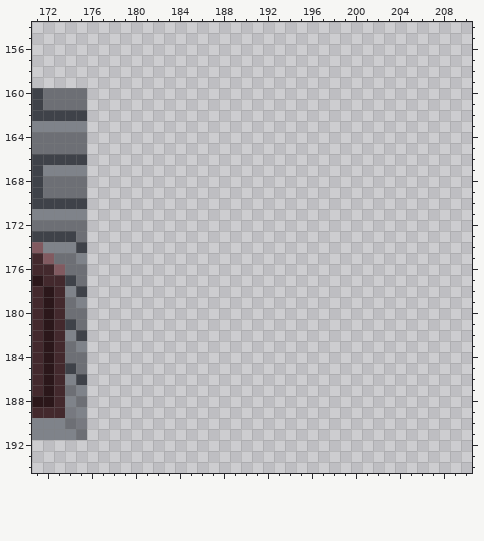
Pixel-art file: Artwork/TileSets/TileMaps/Dungeon.ase. The picture above was drawn from the file before the commit.
320x320 pixels, 1 frame. Colours within 5 levels of each other are drawn and written as one. Shown: x 171..210, y 154..194.
After:
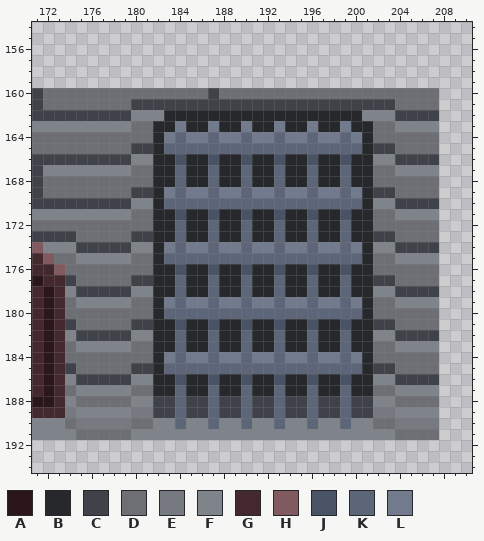
Palette (. is transparent): A #2b171a  B #27282c  C #3f4249  D #6d6f75  E #777980  F #7f838a  G #43292d  H #815a60  J #4a5366  K #5d6678  L #727b8e
Log entry: Metal Fence dg tileset
The edit:
{"y":160,"x":176,"old":"................................","new":"DDDDDDDDDDDCDDDDDDDDDDDDDDDDDDDD"}
{"y":161,"x":176,"old":"................................","new":"DDDDCCCCCCCCCCCCCCCCCCCCCCCCDDDD"}
{"y":162,"x":176,"old":"................................","new":"CCCCFFFBBBBBBBBBBBBBBBBBBFFFCCCC"}
{"y":163,"x":176,"old":"................................","new":"FFFFDDBBLBBLBBLBBLBBLBBLBBDDFFFF"}
{"y":164,"x":176,"old":"................................","new":"DDDDDDBLKLLKLLKLLKLLKLLKLBDDDDDD"}
{"y":165,"x":176,"old":"................................","new":"DDDDCCBKKKKKKKKKKKKKKKKKKBCCDDDD"}
{"y":166,"x":176,"old":"................................","new":"CCCCFFBBJBBJBBJBBJBBJBBJBBFFCCCC"}
{"y":167,"x":176,"old":"................................","new":"FFFFDDBBKBBKBBKBBKBBKBBKBBDDFFFF"}
{"y":168,"x":176,"old":"................................","new":"DDDDDDBBKBBKBBKBBKBBKBBKBBDDDDDD"}
{"y":169,"x":176,"old":"................................","new":"DDDDCCBLKLLKLLKLLKLLKLLKLBCCDDDD"}
{"y":170,"x":176,"old":"................................","new":"CCCCFFBKKKKKKKKKKKKKKKKKKBFFCCCC"}
{"y":171,"x":176,"old":"................................","new":"FFFFDDBBJBBJBBJBBJBBJBBJBBDDFFFF"}
{"y":172,"x":176,"old":"................................","new":"DDDDDDBBKBBKBBKBBKBBKBBKBBDDDDDD"}
{"y":173,"x":176,"old":"................................","new":"DDDDCCBBKBBKBBKBBKBBKBBKBBCCDDDD"}
{"y":174,"x":176,"old":"................................","new":"CCCCFFBLKLLKLLKLLKLLKLLKLBFFCCCC"}
{"y":175,"x":176,"old":"................................","new":"FFFFDDBKKKKKKKKKKKKKKKKKKBDDFFFF"}
{"y":176,"x":176,"old":"................................","new":"DDDDDDBBJBBJBBJBBJBBJBBJBBDDDDDD"}
{"y":177,"x":176,"old":"................................","new":"DDDDCCBBKBBKBBKBBKBBKBBKBBCCDDDD"}
{"y":178,"x":176,"old":"................................","new":"CCCCFFBBKBBKBBKBBKBBKBBKBBFFCCCC"}
{"y":179,"x":176,"old":"................................","new":"FFFFDDBLKLLKLLKLLKLLKLLKLBDDFFFF"}
{"y":180,"x":176,"old":"................................","new":"DDDDDDBKKKKKKKKKKKKKKKKKKBDDDDDD"}
{"y":181,"x":176,"old":"................................","new":"DDDDCCBBJBBJBBJBBJBBJBBJBBCCDDDD"}
{"y":182,"x":176,"old":"................................","new":"CCCCFFBBKBBKBBKBBKBBKBBKBBFFCCCC"}
{"y":183,"x":176,"old":"................................","new":"FFFFDDBBKBBKBBKBBKBBKBBKBBDDFFFF"}
{"y":184,"x":176,"old":"................................","new":"DDDDDDBLKLLKLLKLLKLLKLLKLBDDDDDD"}
{"y":185,"x":176,"old":"................................","new":"DDDDCCBKKKKKKKKKKKKKKKKKKBCCDDDD"}
{"y":186,"x":176,"old":"................................","new":"CCCCFFBBJBBJBBJBBJBBJBBJBBFFCCCC"}
{"y":187,"x":176,"old":"................................","new":"FFFFDDBBKBBKBBKBBKBBKBBKBBDDFFFF"}
{"y":188,"x":176,"old":"................................","new":"DDDDFFCCKCCKCCKCCKCCKCCKCCFFDDDD"}
{"y":189,"x":176,"old":"................................","new":"FFFFEECCKCCKCCKCCKCCKCCKCCEEFFFF"}
{"y":190,"x":176,"old":"................................","new":"EEEEDDFFKFFKFFKFFKFFKFFKFFDDEEEE"}
{"y":191,"x":176,"old":"................................","new":"DDDDFFFFFFFFFFFFFFFFFFFFFFFFDDDD"}
